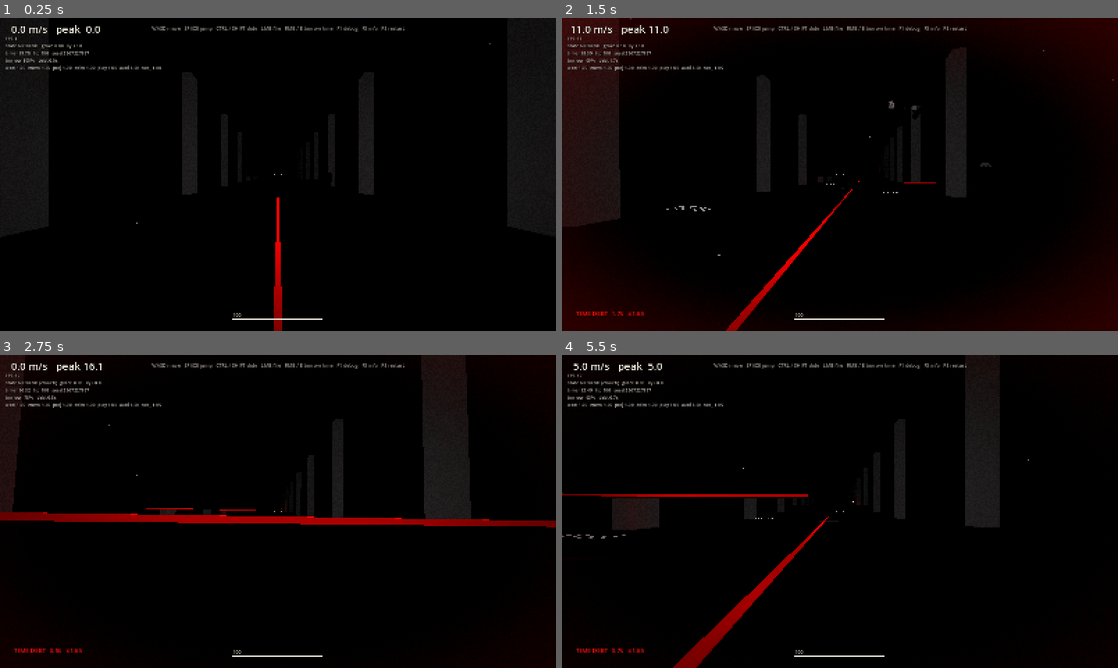
Above: before the commit, frames 1-4 (two rows, left to right).
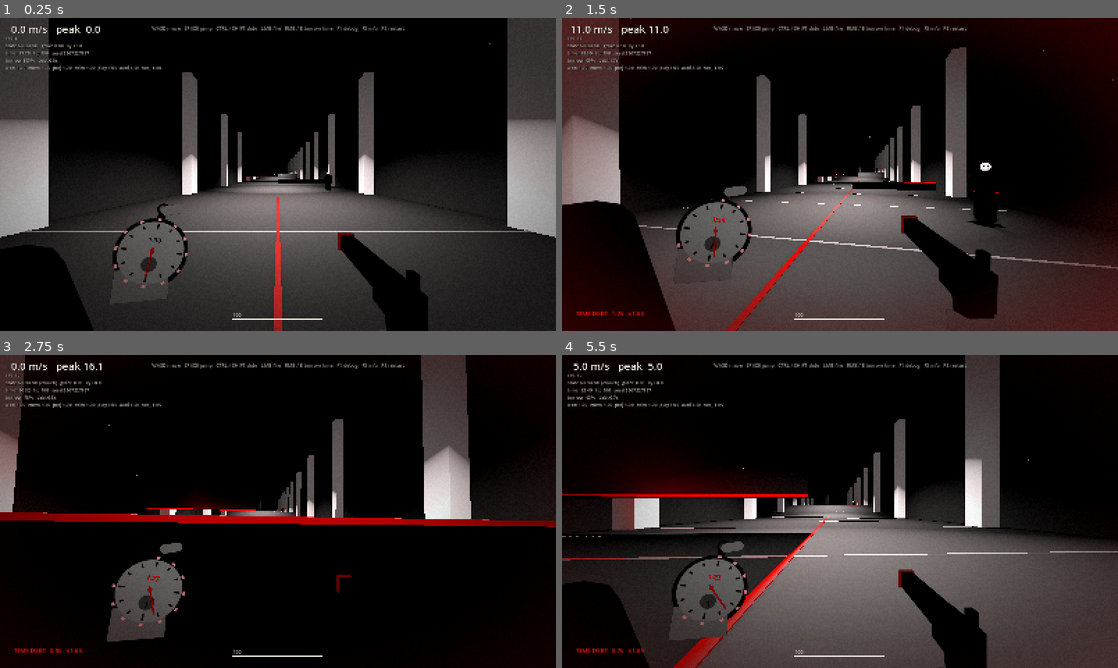
Above: after the commit, the same moments.

Repository: kyro-scripts/Game
Game: Godot game, scene res://scenes/main/main.tscn
Same seed, same stepped clock (60 frames per second), same inputs: the game is played once before the commit and once after it.
Inputs (mouse positions are in pixels of both pictures, inside the frame that each line leads up to):
- Up to frame 1 (0.25 s): no input
- Up to frame 2 (1.5 s): tap Enter at 0.5 s; move the mouse to (867, 174) at 0.52 s; hold Right mouse button (borrow_time) 0.53-1.28 s; hold W (move_forward) from 0.53 s (still down); tap Space (jump) at 0.77 s; move the mouse to (812, 174) at 1.27 s; click (812, 174) at 1.35 s
- Up to frame 3 (2.75 s): keep holding W (move_forward); tap Space (jump) at 1.52 s; move the mouse to (289, 505) at 2.02 s; hold Ctrl (slide) from 2.03 s (still down)
- Up to frame 4 (5.5 s): keep holding W (move_forward); move the mouse to (834, 517) at 2.77 s; release Ctrl (slide) at 2.78 s; tap R at 2.85 s; tap Space (jump) at 3.02, 3.77, 4.52 s; move the mouse to (878, 514) at 3.52 s; hold Right mouse button (borrow_time) 3.53-4.28 s; move the mouse to (795, 508) at 4.27 s; click (795, 508) at 4.35 s; move the mouse to (845, 511) at 5.02 s; hold Ctrl (slide) from 5.03 s (still down)

The runs differ from the first frame. In frame 1, 52% of the frame differs, in the area x 0-100%, y 0-100%; in frame 2, 40%; in frame 3, 11%; in frame 4, 47%.

Commit message:
Fix invisible viewmodel and unreadable lighting found via screenshots
Rendering the game (Forward+/Vulkan under Xvfb) exposed issues the
headless tests could not:
- Player never passed its camera to ViewmodelRenderer, so the gun and
  stopwatch were rendered from the world origin (invisible). Added a
  regression test for the viewmodel camera wiring.
- Enemy robe capsule enclosed the head, hiding the mask; reproportioned
  body/shoulders/neck so the face is exposed.
- Scene was near-black: raised ambient, floor/wall albedo and light
  energy, thinned fog, kept the red light off the white clock face.
- Hands pushed further from camera, gun given readable value contrast,
  masks faintly self-lit so pale faces read out of black rooms.
- Door oval detail was placed outside its panel; floor labels smaller.

Co-Authored-By: Claude Opus 5.5 <noreply@anthropic.com>
Claude-Session: https://claude.ai/code/session_014QgnAXiwgE12SXZ6ePYZaq

Diff:
--- a/scenes/player/player.tscn
+++ b/scenes/player/player.tscn
@@ -35,7 +35,7 @@
 script = ExtResource("3_sway")
 
 [node name="Weapon" type="Node3D" parent="Head/Camera/ViewmodelRoot"]
-transform = Transform3D(1, 0, 0, 0, 1, 0, 0, 0, 1, 0.19, -0.2, -0.36)
+transform = Transform3D(1, 0, 0, 0, 1, 0, 0, 0, 1, 0.21, -0.21, -0.52)
 script = ExtResource("4_weapon")
 
 [node name="Model" type="Node3D" parent="Head/Camera/ViewmodelRoot/Weapon"]
@@ -46,7 +46,7 @@
 [node name="Flash" type="Node3D" parent="Head/Camera/ViewmodelRoot/Weapon/Model/Muzzle"]
 
 [node name="Stopwatch" type="Node3D" parent="Head/Camera/ViewmodelRoot"]
-transform = Transform3D(0.9386, 0.0437, 0.3422, -0.1899, 0.8936, 0.4067, -0.2880, -0.4468, 0.8470, -0.22, -0.19, -0.4)
+transform = Transform3D(0.9386, 0.0437, 0.3422, -0.1899, 0.8936, 0.4067, -0.2880, -0.4468, 0.8470, -0.27, -0.17, -0.56)
 script = ExtResource("5_watch_view")
 
 [node name="Model" type="Node3D" parent="Head/Camera/ViewmodelRoot/Stopwatch"]
@@ -54,9 +54,9 @@
 [node name="ViewmodelFill" type="OmniLight3D" parent="Head/Camera"]
 transform = Transform3D(1, 0, 0, 0, 1, 0, 0, 0, 1, 0, 0.15, 0.1)
 light_color = Color(0.92, 0.9, 0.86, 1)
-light_energy = 0.55
+light_energy = 1.4
 light_cull_mask = 524288
-omni_range = 1.6
+omni_range = 2.0
 
 [node name="StopwatchController" type="Node" parent="."]
 script = ExtResource("6_watch_ctrl")
--- a/scenes/sandbox/movement_sandbox.tscn
+++ b/scenes/sandbox/movement_sandbox.tscn
@@ -10,7 +10,7 @@
 background_color = Color(0.008, 0.008, 0.01, 1)
 ambient_light_source = 2
 ambient_light_color = Color(0.62, 0.6, 0.62, 1)
-ambient_light_energy = 0.22
+ambient_light_energy = 0.55
 tonemap_mode = 3
 glow_enabled = true
 glow_intensity = 0.6
@@ -18,7 +18,7 @@
 glow_hdr_threshold = 1.2
 fog_enabled = true
 fog_light_color = Color(0.02, 0.02, 0.024, 1)
-fog_density = 0.018
+fog_density = 0.011
 ssao_enabled = true
 adjustment_enabled = true
 adjustment_contrast = 1.08
--- a/scripts/enemies/enemy_base.gd
+++ b/scripts/enemies/enemy_base.gd
@@ -224,17 +224,20 @@
 func _build_placeholder_body() -> void:
 	# Tall, narrow, slightly too still. Dark robe, pale mask, a thin red sash.
 	var robe := Palette.lit(Palette.CHARCOAL, 0.9)
-	var body := Palette.capsule(0.27, 1.75, robe)
-	body.position.y = 0.95
+	var body := Palette.capsule(0.26, 1.5, robe)
+	body.position.y = 0.78
 	visual.add_child(body)
-	var shoulders := Palette.box(Vector3(0.62, 0.12, 0.26), robe)
-	shoulders.position.y = 1.62
+	var shoulders := Palette.box(Vector3(0.6, 0.1, 0.24), robe)
+	shoulders.position.y = 1.48
 	visual.add_child(shoulders)
-	var sash := Palette.box(Vector3(0.56, 0.05, 0.3), Palette.emissive(Palette.RED, 0.35))
-	sash.position.y = 1.18
+	var neck := Palette.cylinder(0.05, 0.22, robe, 10)
+	neck.position.y = 1.6
+	visual.add_child(neck)
+	var sash := Palette.box(Vector3(0.54, 0.05, 0.28), Palette.emissive(Palette.RED, 0.35))
+	sash.position.y = 1.02
 	visual.add_child(sash)
 	for side in [-1.0, 1.0]:
-		var arm := Palette.capsule(0.06, 0.8, robe)
+		var arm := Palette.capsule(0.06, 0.78, robe)
 		arm.name = "ArmL" if side < 0.0 else "ArmR"
-		arm.position = Vector3(side * 0.34, 1.22, 0.0)
+		arm.position = Vector3(side * 0.33, 1.08, 0.0)
 		visual.add_child(arm)
--- a/scripts/player/player.gd
+++ b/scripts/player/player.gd
@@ -77,6 +77,7 @@
 	max_slides = 6
 	max_health = RunManager.rules.player_max_health
 	health = max_health
+	($ViewmodelRenderer as ViewmodelRenderer).setup(camera)
 	weapon.setup(self, camera)
 	stopwatch.setup(self)
 	stopwatch_view.setup(self, stopwatch)
--- a/scripts/util/palette.gd
+++ b/scripts/util/palette.gd
@@ -70,6 +70,10 @@
 	m.rim_enabled = true
 	m.rim = 0.55
 	m.rim_tint = 0.25
+	# Faint self-illumination so pale faces read out of black rooms.
+	m.emission_enabled = true
+	m.emission = WAX
+	m.emission_energy_multiplier = 0.22
 	_cache["wax"] = m
 	return m
 
--- a/scripts/viewmodel/viewmodel_renderer.gd
+++ b/scripts/viewmodel/viewmodel_renderer.gd
@@ -13,6 +13,10 @@
 
 func setup(source: Camera3D) -> void:
 	_source = source
+
+
+func get_camera() -> Camera3D:
+	return _camera
 
 
 func _ready() -> void:
--- a/scripts/weapons/weapon_base.gd
+++ b/scripts/weapons/weapon_base.gd
@@ -170,7 +170,7 @@
 func _build_placeholder_model() -> void:
 	# A plain, heavy, old-fashioned sidearm silhouette in black with a red
 	# band at the muzzle, held by a pale hand. Proportions are placeholder.
-	var metal := Palette.lit(Palette.CHARCOAL, 0.45, 0.6)
+	var metal := Palette.lit(Color(0.3, 0.29, 0.3), 0.32, 0.55)
 	var barrel := Palette.box(Vector3(0.036, 0.042, 0.34), metal)
 	barrel.position = Vector3(0.0, 0.0, -0.13)
 	_model.add_child(barrel)
@@ -180,7 +180,7 @@
 	var frame := Palette.box(Vector3(0.042, 0.06, 0.12), metal)
 	frame.position = Vector3(0.0, -0.01, 0.06)
 	_model.add_child(frame)
-	var grip := Palette.box(Vector3(0.04, 0.13, 0.055), Palette.lit(Palette.BLACK, 0.8))
+	var grip := Palette.box(Vector3(0.04, 0.13, 0.055), Palette.lit(Palette.ASH, 0.8))
 	grip.position = Vector3(0.0, -0.085, 0.1)
 	grip.rotation.x = deg_to_rad(-18.0)
 	_model.add_child(grip)
--- a/scripts/world/breachable_door.gd
+++ b/scripts/world/breachable_door.gd
@@ -138,5 +138,5 @@
 	# Only one panel carries a small pale oval at eye height. Nobody knows why.
 	var oval := Palette.sphere(0.11, Palette.wax(), 12)
 	oval.scale = Vector3(0.8, 1.15, 0.25)
-	oval.position = Vector3(-half * 0.5 + 0.06, 1.62, thickness * 0.5 + 0.01)
+	oval.position = Vector3((half - 0.015) * 0.5 + 0.12, 1.62, thickness * 0.5 + 0.01)
 	_panels[0].add_child(oval)
--- a/scripts/world/sandbox_blockout.gd
+++ b/scripts/world/sandbox_blockout.gd
@@ -55,10 +55,10 @@
 	_root.name = "Generated"
 	add_child(_root)
 
-	_floor_mat = Palette.lit(Color(0.07, 0.068, 0.072), 0.95)
-	_wall_mat = Palette.lit(Color(0.1, 0.098, 0.104), 0.9)
+	_floor_mat = Palette.lit(Color(0.17, 0.165, 0.17), 0.9)
+	_wall_mat = Palette.lit(Color(0.22, 0.215, 0.22), 0.88)
 	_pillar_mat = Palette.lit(Palette.BONE, 0.8)
-	_line_mat = Palette.lit(Color(0.2, 0.195, 0.2), 0.9)
+	_line_mat = Palette.lit(Color(0.38, 0.37, 0.36), 0.9)
 	_red_mat = Palette.emissive(Palette.RED, 0.9)
 
 	_build_speed_hall()
@@ -116,10 +116,10 @@
 	# Harsh pools of white light.
 	z = -4.0
 	while z >= HALL_END + 4.0:
-		_spot(Vector3(0.0, 9.6, z), 3.2, 15.0, 38.0, Palette.PAPER, true)
+		_spot(Vector3(0.0, 9.6, z), 14.0, 24.0, 52.0, Palette.PAPER, true)
 		z -= 16.0
-	_omni(Vector3(-w * 0.5, 1.0, -28.0), Palette.RED_HOT, 1.2, 6.0)
-	_omni(Vector3(-5.0, 0.8, -84.0), Palette.RED_HOT, 1.0, 5.0)
+	_omni(Vector3(-w * 0.5, 1.0, -28.0), Palette.RED_HOT, 3.0, 6.0)
+	_omni(Vector3(-5.0, 0.8, -84.0), Palette.RED_HOT, 3.0, 5.0)
 
 	var dust := TimeScaledParticles.create_dust(Vector3(w, 4.0, 50.0), 220)
 	_root.add_child(dust)
@@ -144,8 +144,10 @@
 		_root.add_child(door)
 		door.position = Vector3(0.0, 0.0, dz)
 		if i < DOOR_Z.size() - 1:
-			_omni(Vector3(0.0, CORRIDOR_HEIGHT - 0.4, dz - 7.5), Palette.PAPER, 2.0, 8.0)
-	_omni(Vector3(0.0, 2.0, -152.0), Palette.RED_HOT, 2.0, 9.0)
+			_omni(Vector3(0.0, CORRIDOR_HEIGHT - 0.4, dz - 7.5), Palette.PAPER, 5.0, 11.0)
+	_omni(Vector3(0.0, 2.0, -152.0), Palette.RED_HOT, 3.0, 9.0)
+	# A dim pool in front of the first door so it reads from the hall.
+	_omni(Vector3(0.0, CORRIDOR_HEIGHT - 0.4, HALL_END + 5.0), Palette.PAPER, 3.0, 9.0)
 
 
 func _build_arena() -> void:
@@ -164,10 +166,19 @@
 	_root.add_child(clock)
 	clock.position = Vector3(0.0, 8.0, ARENA_END + 0.15)
 
-	_spot(Vector3(0.0, 11.5, -180.0), 4.0, 16.0, 55.0, Palette.PAPER, true)
-	_omni(Vector3(0.0, 4.0, ARENA_END + 2.0), Palette.RED_HOT, 2.5, 12.0)
-	_omni(Vector3(-15.0, 9.0, -175.0), Palette.PAPER, 1.4, 14.0)
-	_omni(Vector3(15.0, 9.0, -185.0), Palette.PAPER, 1.4, 14.0)
+	_spot(Vector3(0.0, 11.5, -180.0), 14.0, 22.0, 60.0, Palette.PAPER, true)
+	# Harsh white light on the clock face; red stays low, near the floor.
+	var clock_light := SpotLight3D.new()
+	clock_light.light_color = Palette.PAPER
+	clock_light.light_energy = 10.0
+	clock_light.spot_range = 16.0
+	clock_light.spot_angle = 22.0
+	_root.add_child(clock_light)
+	clock_light.position = Vector3(0.0, 11.0, ARENA_END + 10.0)
+	clock_light.look_at_from_position(clock_light.position, Vector3(0.0, 8.0, ARENA_END), Vector3.UP)
+	_omni(Vector3(0.0, 0.6, ARENA_END + 3.0), Palette.RED_HOT, 3.0, 9.0)
+	_omni(Vector3(-15.0, 9.0, -175.0), Palette.PAPER, 4.0, 16.0)
+	_omni(Vector3(15.0, 9.0, -185.0), Palette.PAPER, 4.0, 16.0)
 
 	var dust := TimeScaledParticles.create_dust(Vector3(aw, 5.0, depth * 0.5), 260)
 	_root.add_child(dust)
@@ -222,7 +233,7 @@
 	var l := Label3D.new()
 	l.text = text
 	l.font_size = 96
-	l.pixel_size = 0.01
+	l.pixel_size = 0.0055
 	l.modulate = Color(0.55, 0.53, 0.5)
 	l.outline_size = 0
 	l.rotation.x = -PI * 0.5
--- a/tests/test_movement.gd
+++ b/tests/test_movement.gd
@@ -14,6 +14,20 @@
 func _run_up(t: TestRunner, seconds: float = 0.8) -> void:
 	Input.action_press(&"move_forward")
 	await t.seconds(seconds)
+
+
+func test_viewmodel_camera_follows_player_camera(t: TestRunner) -> void:
+	t.player.set_look(1.1, 0.3)
+	await t.physics(3)
+	await t.get_tree().process_frame
+	var renderer := t.player.get_node(^"ViewmodelRenderer") as ViewmodelRenderer
+	var vm_cam := renderer.get_camera()
+	var src := t.player.camera
+	t.check(vm_cam != null, "viewmodel camera exists")
+	t.check_le(vm_cam.global_position.distance_to(src.global_position), 0.001, "viewmodel camera sits at the player camera")
+	t.check_ge(vm_cam.global_basis.z.dot(src.global_basis.z), 0.999, "viewmodel camera looks where the player looks")
+	t.check((vm_cam.cull_mask & Palette.VIEWMODEL_LAYER) != 0 and (src.cull_mask & Palette.VIEWMODEL_LAYER) == 0,
+			"hands render only through the viewmodel camera")
 
 
 func test_run_reaches_max_speed_quickly(t: TestRunner) -> void:
--- a/tools/capture_screenshots.gd
+++ b/tools/capture_screenshots.gd
@@ -53,10 +53,10 @@
 	var w := WALKER.instantiate() as DummyWalker
 	w.pursue = false
 	_main.level.add_child(w)
-	w.global_position = p.global_position + Vector3(0.0, -0.05, -2.6)
-	w.rotation.y = 0.0
+	w.global_position = p.global_position + Vector3(0.0, -0.05, -1.9)
+	w.rotation.y = PI
 	await _seconds(0.8)
-	p.set_look(0.0, deg_to_rad(4.0))
+	p.set_look(0.0, deg_to_rad(2.0))
 	await _seconds(0.3)
 	await _shot("07_face_closeup")
 
